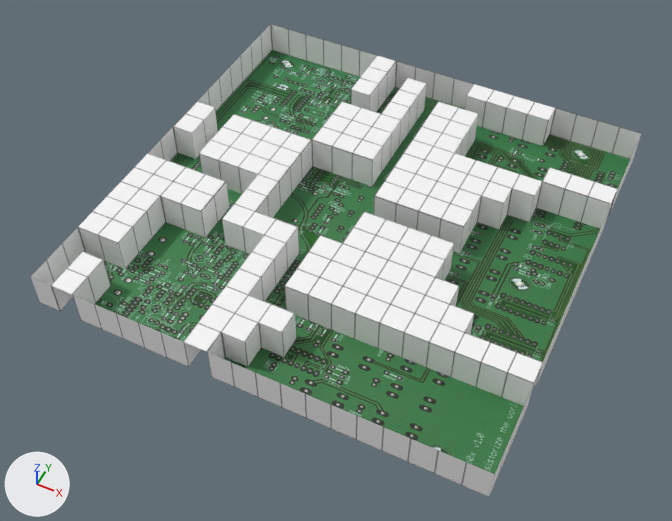
What one commit did to the Blender file Infection Protocol/Assets/Models/Environment/Level1.blend.
Camera for both pictures: a 50 mm lens placed at (36.7, -79.9, 91.3), pointed at (-0.5, -5.5, -1.7). The axes (+X, +Y, +Z) are drawn at lower left. The lights are the same throughout.
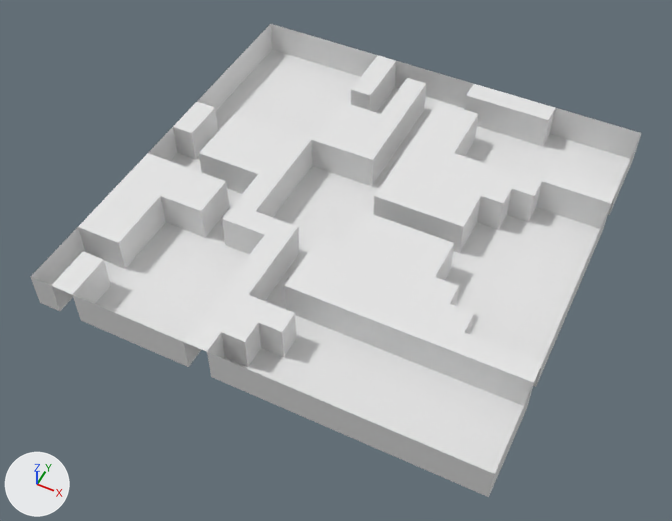
What differs and where, as boxes (x1, y1, x2, y2) in the pictures (672 x 521 px):
'Grid', recoloured
    both: (33, 24, 641, 493)

Diff of the bpy script that builds the scene:
```diff
--- a/Infection Protocol/Assets/Models/Environment/Level1.blend.py
+++ b/Infection Protocol/Assets/Models/Environment/Level1.blend.py
@@ me_grid_001 @@
 me_grid_001.from_pydata(...)  # 824 vertices, 789 faces; spans x -30.0..30.0, y -30.0..30.0, z -5.0..0.0
-me_grid_001.materials.append(mat_circuit_jpg)  # picture img_circuit_jpg
```
